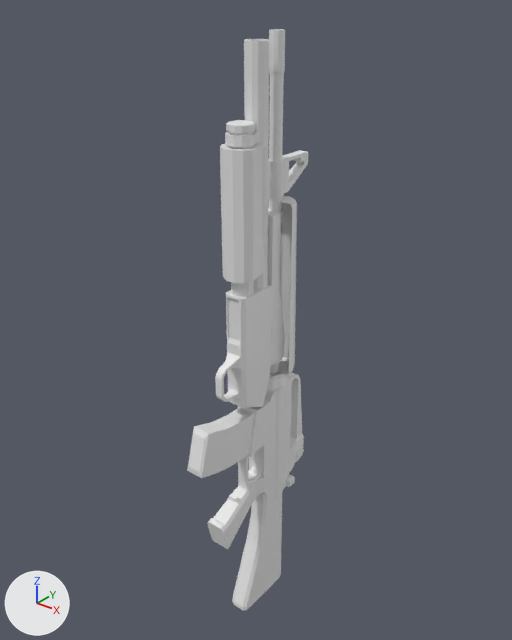
What one commit did to the FBX model models_X/weapons/firearm/AssaultRifleMasterkey.fbx.
Both versions are drawn from a 50 mm camera at (0.0038, -0.00484, 0.00507) aimed at (-0.00015, 0.0001, 0.00201). Arrows for +X, +Y and +Z are at lower left; the lights stay in place. Where no turn or scale is listed for an object, it has been applied to the vertices. Vertices at the same position are counted once.

Names of what the first picture shows: 'AssaultRifleMasterkey.x_Root_AssaultRifleMasterkey.003'.
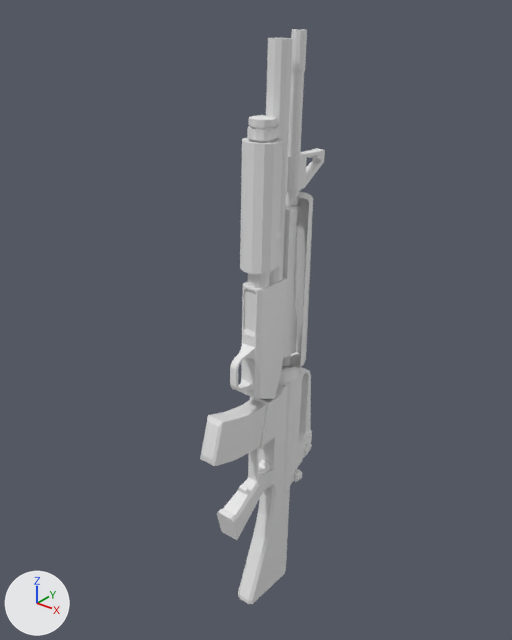
Location of each change, [x1, y1, x2, y2] in pixels of the pictures (512 x 640 px; the box of a moved part takes in the faces that stretch with it):
'AssaultRifleMasterkey.x_Root_AssaultRifleMasterkey.003', reshaped: before [187, 29, 309, 610]; after [200, 29, 325, 604]
part 1 of me_mesh_007, moved or reshaped: before [207, 392, 282, 610]; after [217, 385, 290, 604]
part 2 of me_mesh_007, moved or reshaped: before [266, 372, 304, 498]; after [278, 367, 312, 492]
part 3 of me_mesh_007, moved or reshaped: before [269, 29, 285, 373]; after [282, 29, 307, 367]
part 4 of me_mesh_007, moved or reshaped: before [268, 195, 297, 375]; after [289, 191, 313, 368]
part 5 of me_mesh_007, moved or reshaped: before [268, 150, 309, 196]; after [286, 148, 325, 191]
part 6 of me_mesh_007, moved or reshaped: before [187, 407, 254, 478]; after [200, 399, 266, 466]
part 7 of me_mesh_007, moved or reshaped: before [286, 474, 295, 487]; after [294, 469, 302, 482]
part 8 of me_mesh_007, moved or reshaped: before [296, 447, 304, 458]; after [304, 442, 312, 453]
part 9 of me_mesh_007, moved or reshaped: before [215, 284, 272, 408]; after [230, 277, 287, 399]
part 10 of me_mesh_007, moved or reshaped: before [244, 39, 269, 290]; after [266, 38, 292, 282]
part 11 of me_mesh_007, moved or reshaped: before [226, 120, 255, 297]; after [248, 115, 277, 288]
part 12 of me_mesh_007, moved or reshaped: before [225, 132, 260, 147]; after [247, 126, 280, 141]
part 13 of me_mesh_007, moved or reshaped: before [220, 144, 266, 283]; after [240, 138, 286, 274]
part 14 of me_mesh_007, moved or reshaped: before [268, 208, 284, 366]; after [283, 203, 300, 358]
part 15 of me_mesh_007, added: after [279, 365, 300, 383]
part 16 of me_mesh_007, deleted: before [267, 372, 289, 390]

Edits to the bpy script that builds the scene:
```text
Change me_mesh_007:
    used by ob_assaultriflemasterkey_x_root_assaultriflemasterkey_003; location = (0.0, 0.0, 0.0)
    remove me_mesh_007.from_pydata(...)  # 861 vertices, 662 faces; spans x -0.00026..0.0002, y -0.00101..0.00067, z -0.0014..0.00467
    add me_mesh_007.from_pydata(...)  # 857 vertices, 662 faces; spans x -0.00026..0.00021, y -0.00083..0.00093, z -0.00141..0.00466
    me_mesh_007 part 1: the loose piece of 152 vertices spanning x -0.00012..0.00012, y -0.00076..0.00033, z -0.0014..0.00128 is turned -2 degrees about the x axis through its middle, then moved by (0.0, 0.00015, 0.0)
    me_mesh_007 part 2: the loose piece of 77 vertices spanning x -0.00012..0.00012, y 0.00003..0.00067, z -0.00009..0.00147 is turned -2 degrees about the x axis through its middle, then moved by (0.0, 0.00017, -0.00002)
    me_mesh_007 part 3: the loose piece of 72 vertices spanning x -0.00006..0.00006, y 0.00013..0.00026, z 0.00145..0.00467 is turned -2 degrees about the x axis through its middle, then moved by (0.0, 0.00026, -0.00001)
    me_mesh_007 part 4: the loose piece of 32 vertices spanning x -0.0002..0.0002, y 0.00018..0.00043, z 0.00147..0.00323 is turned -2 degrees about the x axis through its middle, then moved by (0.0, 0.00023, -0.00002)
    me_mesh_007 part 5: the loose piece of 52 vertices spanning x -0.00008..0.00008, y 0.00012..0.00066, z 0.00329..0.00361 is moved by (0.0, 0.00027, -0.00002)
    me_mesh_007 part 6: the loose piece of 24 vertices spanning x -0.00009..0.00009, y -0.00101..-0.00001, z 0.00074..0.0013 is turned -2 degrees about the x axis through its middle, then moved by (0.0, 0.00019, 0.00001)
    me_mesh_007 part 7: the loose piece of 24 vertices spanning x -0.00014..0.00014, y 0.00035..0.00043, z -0.00008..0.00025 is moved by (0.0, 0.00015, -0.00002)
    me_mesh_007 part 8: the loose piece of 12 vertices spanning x -0.00011..0.00011, y 0.00052..0.00065, z 0.00019..0.0003 is moved by (0.0, 0.00016, -0.00003)
    me_mesh_007 part 9: the loose piece of 144 vertices spanning x -0.00012..0.00012, y -0.00064..0.00004, z 0.00122..0.00248 is turned -2 degrees about the x axis through its middle, then moved by (0.0, 0.00021, 0.0)
    me_mesh_007 part 10: the loose piece of 60 vertices spanning x -0.0001..0.0001, y -0.00018..0.00002, z 0.00244..0.00461 is turned -2 degrees about the x axis through its middle, then moved by (0.0, 0.00027, 0.0)
    me_mesh_007 part 11: the loose piece of 60 vertices spanning x -0.00011..0.00011, y -0.0004..-0.00017, z 0.00244..0.004 is turned -2 degrees about the x axis through its middle, then moved by (0.0, 0.00026, 0.0)
    me_mesh_007 part 12: the loose piece of 24 vertices spanning x -0.00012..0.00012, y -0.00041..-0.00008, z 0.00382..0.00391 is moved by (0.0, 0.00029, 0.0)
    me_mesh_007 part 13: the loose piece of 46 vertices spanning x -0.00017..0.00017, y -0.00045..-0.00005, z 0.00264..0.0038 is turned -2 degrees about the x axis through its middle, then moved by (0.0, 0.00026, 0.0)
    me_mesh_007 part 14: the loose piece of 24 vertices spanning x -0.00011..0.00011, y 0.00001..0.00027, z 0.00162..0.00315 is turned -2 degrees about the x axis through its middle, then moved by (0.0, 0.00023, -0.00001)
    me_mesh_007 part 15: a new loose piece of 24 vertices spanning x -0.00015..0.00015, y 0.00019..0.00056, z 0.00131..0.00143
    me_mesh_007 part 16: 24 vertices removed from x -0.00015..0.00015, y 0.0..0.00036, z 0.00133..0.00144
```
